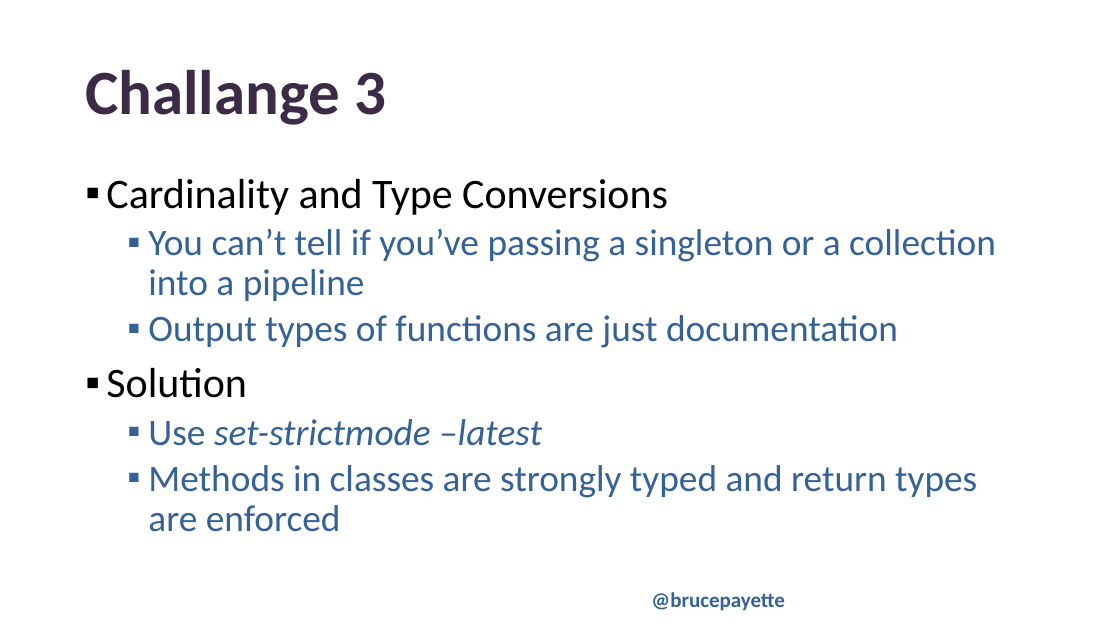
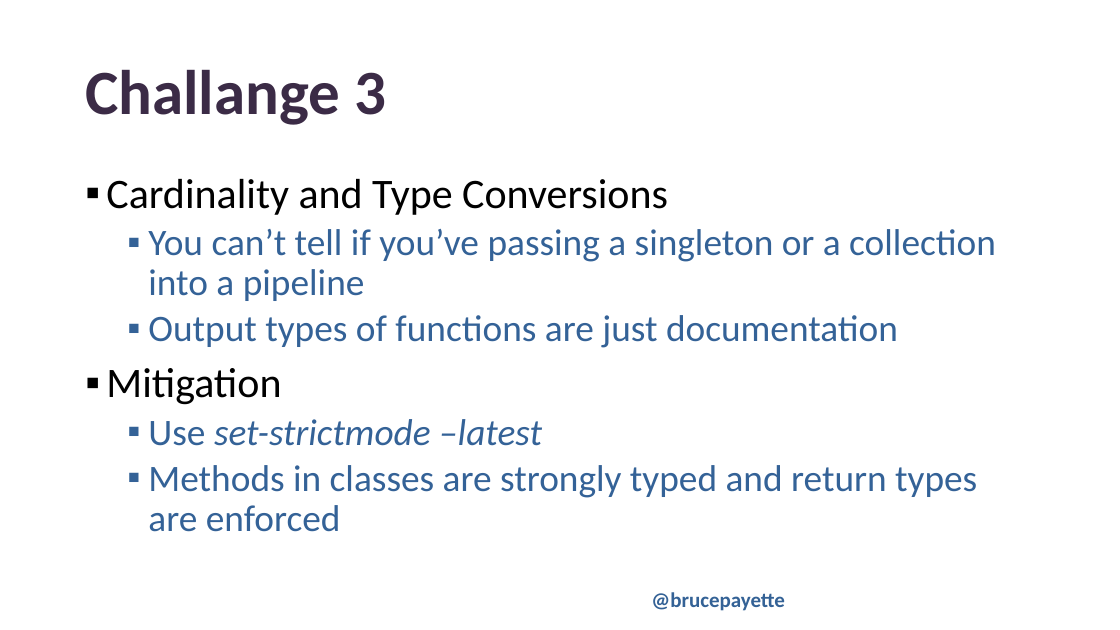
Before and after one commit to BrucePay/TinyLang, a slide deck: slide 11 of PSCONFEU23_payette_tiny.pptx (slide 10 before the commit). Drawn at 1120x630 pixels with LibreOffice and Linux fonts; fonts in the diff are those of the drawing; background and template pictures are left out. Boxes give left, top, right and bottom in pixels: in the first picture for what was removed or moved away, otherwise in the second. Text is boxed around its words. In the diff, an @@ line names an element or a change of style, - is before the commit and + after.

```diff
--- a/PSCONFEU23_payette_tiny.pptx
+++ b/PSCONFEU23_payette_tiny.pptx
@@ text at <box>106,368,281,405</box>: text changed @@
-▪ Solution
+▪ Mitigation
```
Also in this commit, not shown: 4 other slides changed, 1 slide added.
